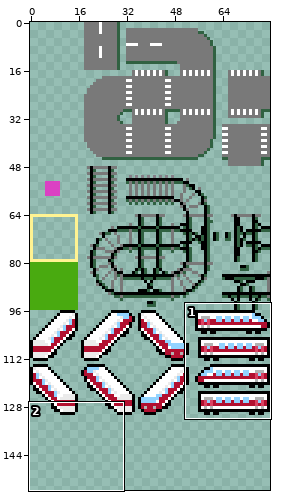
Pixel-art file, stored at resource/tiles.aseprite. The first picture is a wide view before the edit; the outline marks the close-up.
Close-up. Before the edit:
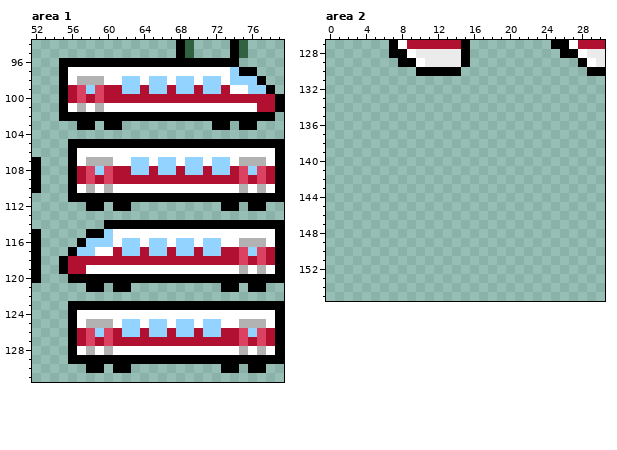
80x160 pixels, 1 frame. Shown: area 1: x 52..79, y 94..131; area 2: x 0..30, y 127..155. The wide view leaves out empty margins.
After the commit:
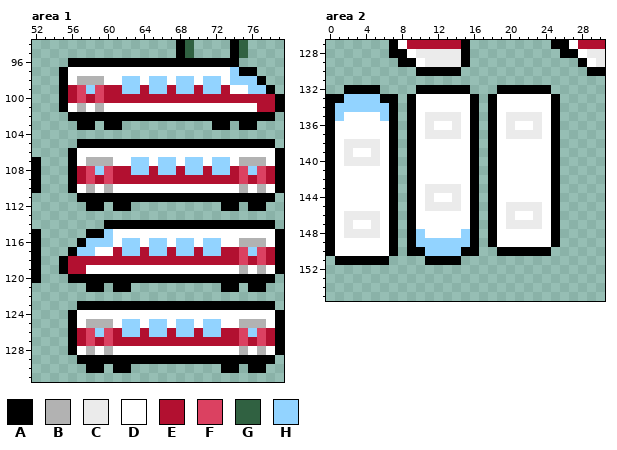
Palette (. is transparent): A #000000  B #b2b2b2  C #ebebeb  D #ffffff  E #b21030  F #db4161  G #306141  H #92d3ff
Commit: add vertical angles and sprites
Edits made:
Area 1, layer "trains":
y 96: x 55 A -> .
y 102: x 55 A -> .
y 105: x 56 A -> .; x 79 A -> .
y 111: x 56 A -> .; x 79 A -> .
y 114: x 79 A -> .
y 120: x 79 A -> .
y 123: x 56 A -> .; x 79 A -> .
y 129: x 56 A -> .; x 79 A -> .
Area 2, layer "trains":
y 132: x 2..5 .... -> AAAA; x 10..15 ...... -> AAAAAA; x 19..24 ...... -> AAAAAA
y 133: x 0..7 ........ -> AAHHHHAA; x 9..16 ........ -> ADDDDDDA; x 18..25 ........ -> ADDDDDDA
y 134: x 0..7 ........ -> AHHHHHHA; x 9..16 ........ -> ADDDDDDA; x 18..25 ........ -> ADDDDDDA
y 135: x 0..7 ........ -> AHDDDDHA; x 9..16 ........ -> ADCCCCDA; x 18..25 ........ -> ADCCCCDA
y 136: x 0..7 ........ -> ADDDDDDA; x 9..16 ........ -> ADCDDCDA; x 18..25 ........ -> ADCDDCDA
y 137: x 0..7 ........ -> ADDDDDDA; x 9..16 ........ -> ADCCCCDA; x 18..25 ........ -> ADCCCCDA
y 138: x 0..7 ........ -> ADCCCCDA; x 9..16 ........ -> ADDDDDDA; x 18..25 ........ -> ADDDDDDA
y 139: x 0..7 ........ -> ADCDDCDA; x 9..16 ........ -> ADDDDDDA; x 18..25 ........ -> ADDDDDDA
y 140: x 0..7 ........ -> ADCCCCDA; x 9..16 ........ -> ADDDDDDA; x 18..25 ........ -> ADDDDDDA
y 141..142: x 0..7 ........ -> ADDDDDDA; x 9..16 ........ -> ADDDDDDA; x 18..25 ........ -> ADDDDDDA
y 143: x 0..7 ........ -> ADDDDDDA; x 9..16 ........ -> ADCCCCDA; x 18..25 ........ -> ADDDDDDA
y 144: x 0..7 ........ -> ADDDDDDA; x 9..16 ........ -> ADCDDCDA; x 18..25 ........ -> ADDDDDDA
y 145: x 0..7 ........ -> ADDDDDDA; x 9..16 ........ -> ADCCCCDA; x 18..25 ........ -> ADCCCCDA
y 146: x 0..7 ........ -> ADCCCCDA; x 9..16 ........ -> ADDDDDDA; x 18..25 ........ -> ADCDDCDA
y 147: x 0..7 ........ -> ADCDDCDA; x 9..16 ........ -> ADDDDDDA; x 18..25 ........ -> ADCCCCDA
y 148: x 0..7 ........ -> ADCCCCDA; x 9..16 ........ -> AHDDDDHA; x 18..25 ........ -> ADDDDDDA
y 149: x 0..7 ........ -> ADDDDDDA; x 9..16 ........ -> AHHHHHHA; x 18..25 ........ -> ADDDDDDA
y 150: x 0..7 ........ -> ADDDDDDA; x 9..16 ........ -> AAHHHHAA; x 19..24 ...... -> AAAAAA
y 151: x 1..6 ...... -> AAAAAA; x 11..14 .... -> AAAA
